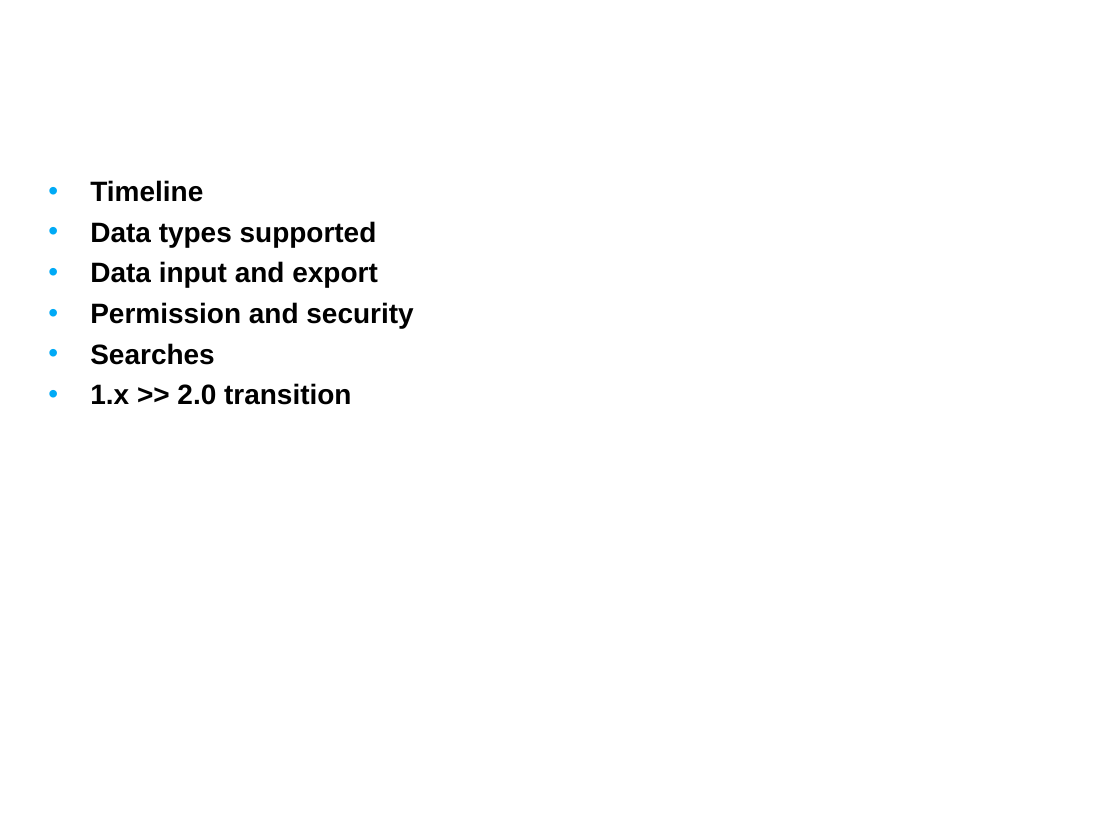
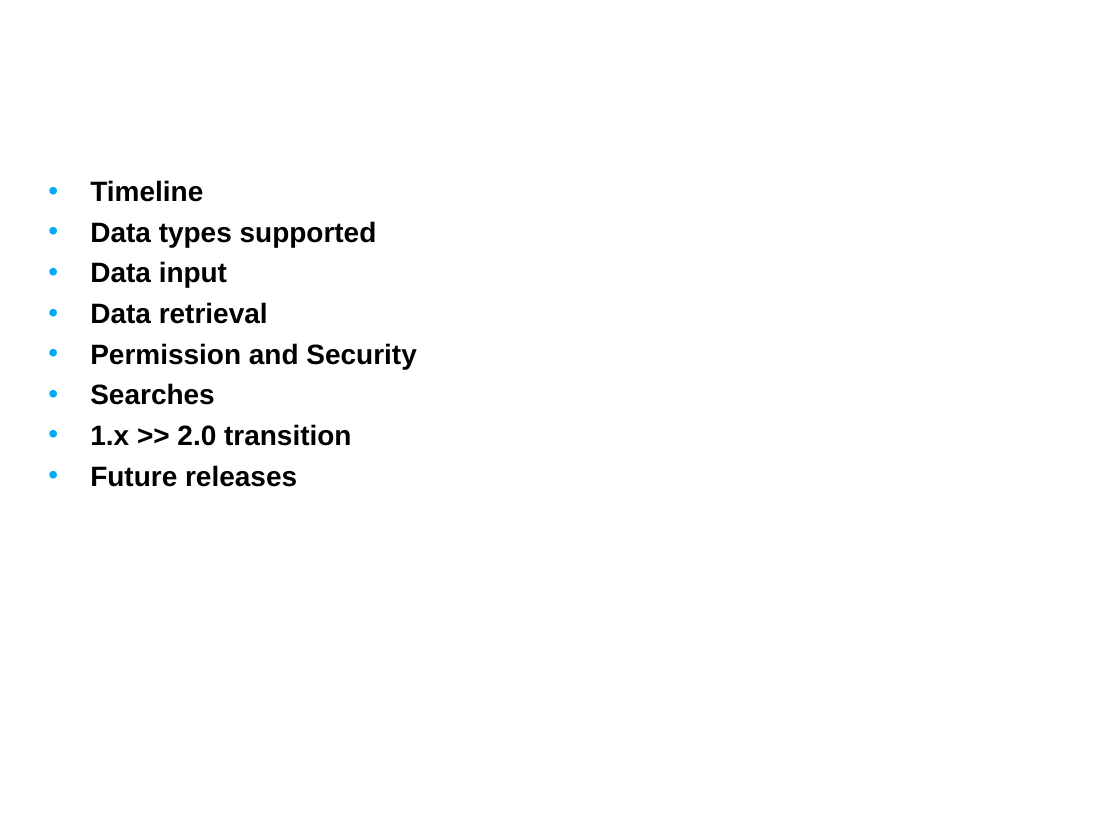
Before and after one commit to NCIP/caarray-docs, a slide deck: slide 2 of requirements/reports/caarray_2_0_scope.ppt. Drawn at 1120x840 pixels with LibreOffice and Linux fonts; fonts in the diff are those of the drawing; background and template pictures are left out. Boxes give left, top, right and bottom in pixels: in the first picture for what was removed or moved away, otherwise in the second. Text is boxed around its words. In the diff, an @@ line names an element or a change of style, - is before the commit and + after.

```diff
--- a/requirements/reports/caarray_2_0_scope.ppt
+++ b/requirements/reports/caarray_2_0_scope.ppt
@@ text at [90, 261, 416, 369]: text changed @@
-• Data input and export
-• Permission and security
+• Data input
+• Data retrieval
+• Permission and Security
@@ text at [90, 465, 297, 487]: paragraph added @@
+• Future releases
```
Also in this commit, not shown: 2 other slides changed.
